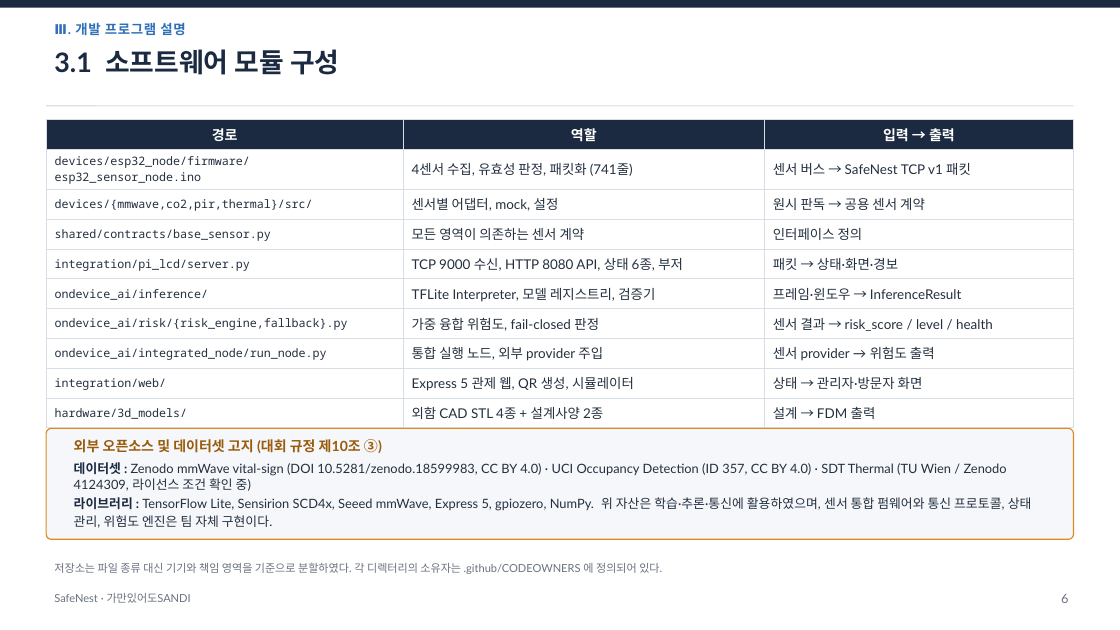
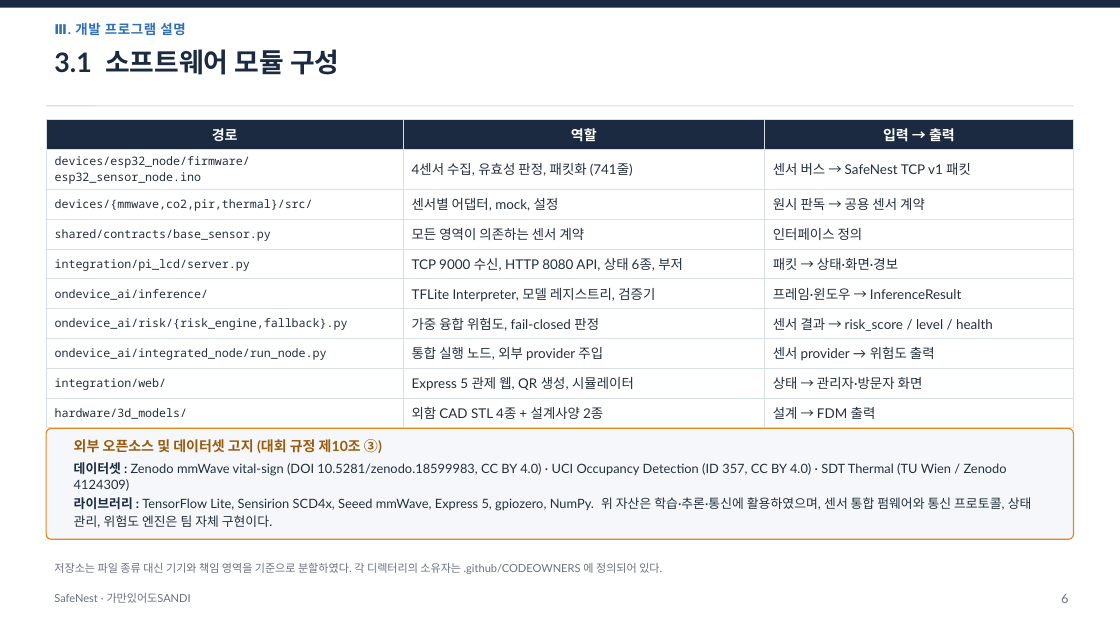
Before and after one commit to jinsu1011/safenest-embedded-competition, a slide deck: slide 7 of final-report/2026ESWContest_자유공모_가만있어도SANDI_개발완료보고서.pptx. Drawn at 1120x630 pixels with LibreOffice and Linux fonts; fonts in the diff are those of the drawing. Boxes give left, top, right and bottom in pixels: in the first picture for what was removed or moved away, otherwise in the second. Text is boxed around its words. In the diff, an @@ line names an element or a change of style, - is before the commit and + after.

```diff
--- a/final-report/2026ESWContest_자유공모_가만있어도SANDI_개발완료보고서.pptx
+++ b/final-report/2026ESWContest_자유공모_가만있어도SANDI_개발완료보고서.pptx
@@ text at [74, 462, 1032, 528]: text changed @@
-데이터셋 : Zenodo mmWave vital-sign (DOI 10.5281/zenodo.18599983, CC BY 4.0) · UCI Occupancy Detection (ID 357, CC BY 4.0) · SDT Thermal (TU Wien / Zenodo 4124309, 라이선스 조건 확인 중)
-라이브러리 : TensorFlow Lite, Sensirion SCD4x, Seeed mmWave, Express 5, gpiozero, NumPy. 위 자산은 학습·추론·통신에 활용하였으며, 센서 통합 펌웨어와 통신 프로토콜, 상태 관리, 위험도 엔진은 팀 자체 구현이다.
+데이터셋 : Zenodo mmWave vital-sign (DOI 10.5281/zenodo.18599983, CC BY 4.0) · UCI Occupancy Detection (ID 357, CC BY 4.0) · SDT Thermal (TU Wien / Zenodo 4124309)
+라이브러리 : TensorFlow Lite, Sensirion SCD4x, Seeed mmWave, Express 5, gpiozero, NumPy. 위 자산은 학습·추론·통신에 활용하였으며, 센서 통합 펌웨어와 통신 프로토콜, 상태 관리, 위험도 엔진은 팀 자체 구현이다.
```
Also in this commit, not shown: 19 other slides changed, 28 other files.
